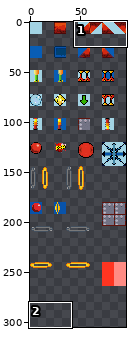
Sprite sheet -- images/sprite.png. Above: a wide view before the commit, with the close-up outlined.
Close-up. First the earlier version:
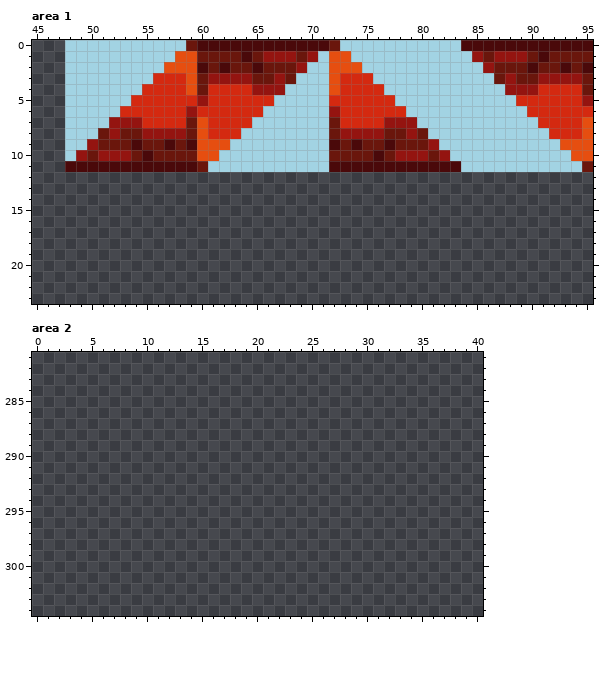
The file is 96x360 pixels. Colours within 5 levels of each other are drawn and written as one. Shown: area 1: x 45..95, y 0..23; area 2: x 0..40, y 281..304. The wide view leaves out empty margins.
Once edited:
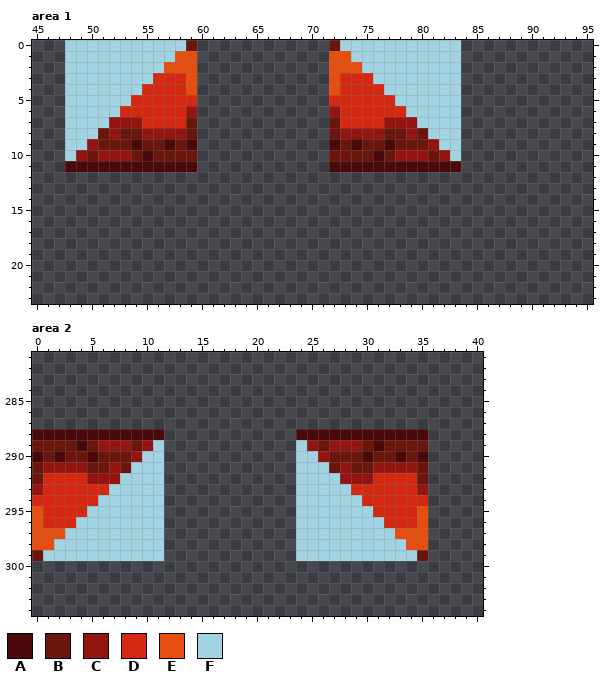
Palette (. is transparent): A #4a090a  B #6a160c  C #941410  D #d42910  E #e64e10  F #a2d3e3
What changed:
Area 1:
y 0: x 60..71 AAAAAAAAAAAA -> ............; x 84..95 AAAAAAAAAAAA -> ............
y 1: x 60..71 BBBBABCCCBCF -> ............; x 84..95 FCBCCCBABBBB -> ............
y 2: x 60..71 ABABBABBBCFF -> ............; x 84..95 FFCBBBABBABA -> ............
y 3: x 60..71 BCCCCBBCBFFF -> ............; x 84..95 FFFBCBBCCCCB -> ............
y 4: x 60..71 BDDDDCCCFFFF -> ............; x 84..95 FFFFCCCDDDDB -> ............
y 5: x 60..71 CDDDDDDFFFFF -> ............; x 84..95 FFFFFDDDDDDC -> ............
y 6: x 60..71 DDDDDDFFFFFF -> ............; x 84..95 FFFFFFDDDDDD -> ............
y 7: x 60..71 EDDDDFFFFFFF -> ............; x 84..95 FFFFFFFDDDDE -> ............
y 8: x 60..71 EDDDFFFFFFFF -> ............; x 84..95 FFFFFFFFDDDE -> ............
y 9: x 60..71 EEEFFFFFFFFF -> ............; x 84..95 FFFFFFFFFEEE -> ............
y 10: x 60..71 EEFFFFFFFFFF -> ............; x 84..95 FFFFFFFFFFEE -> ............
y 11: x 60..71 BFFFFFFFFFFF -> ............; x 84..95 FFFFFFFFFFFB -> ............
Area 2:
y 288: x 0..11 ............ -> AAAAAAAAAAAA; x 24..35 ............ -> AAAAAAAAAAAA
y 289: x 0..11 ............ -> BBBBABCCCBCF; x 24..35 ............ -> FCBCCCBABBBB
y 290: x 0..11 ............ -> ABABBABBBCFF; x 24..35 ............ -> FFCBBBABBABA
y 291: x 0..11 ............ -> BCCCCBBCBFFF; x 24..35 ............ -> FFFBCBBCCCCB
y 292: x 0..11 ............ -> BDDDDCCCFFFF; x 24..35 ............ -> FFFFCCCDDDDB
y 293: x 0..11 ............ -> CDDDDDDFFFFF; x 24..35 ............ -> FFFFFDDDDDDC
y 294: x 0..11 ............ -> DDDDDDFFFFFF; x 24..35 ............ -> FFFFFFDDDDDD
y 295: x 0..11 ............ -> EDDDDFFFFFFF; x 24..35 ............ -> FFFFFFFDDDDE
y 296: x 0..11 ............ -> EDDDFFFFFFFF; x 24..35 ............ -> FFFFFFFFDDDE
y 297: x 0..11 ............ -> EEEFFFFFFFFF; x 24..35 ............ -> FFFFFFFFFEEE
y 298: x 0..11 ............ -> EEFFFFFFFFFF; x 24..35 ............ -> FFFFFFFFFFEE
y 299: x 0..11 ............ -> BFFFFFFFFFFF; x 24..35 ............ -> FFFFFFFFFFFB
Boxes around the changes in both close-ups, in picture pixels (x1, y1, x2, y2):
erased: (197, 40, 329, 172)
erased: (461, 40, 593, 172)
added: (32, 429, 164, 561)
added: (296, 429, 428, 561)
